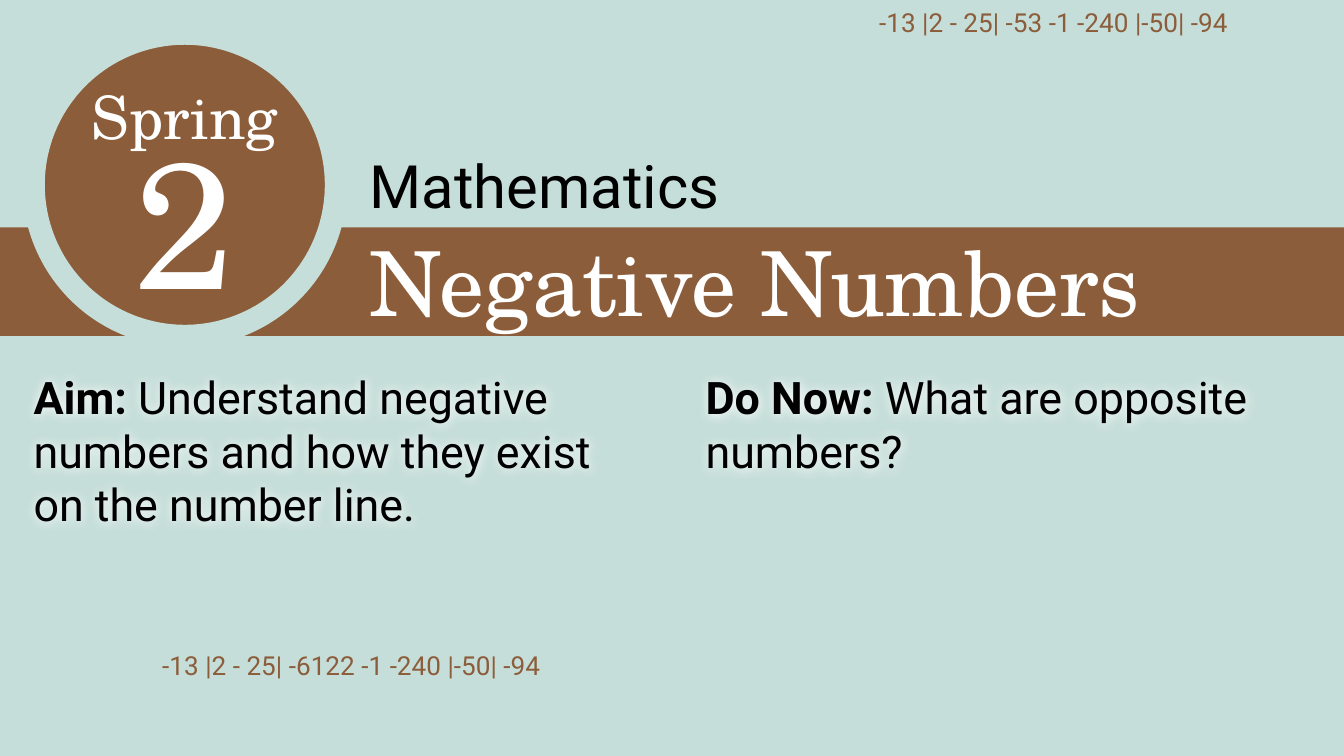
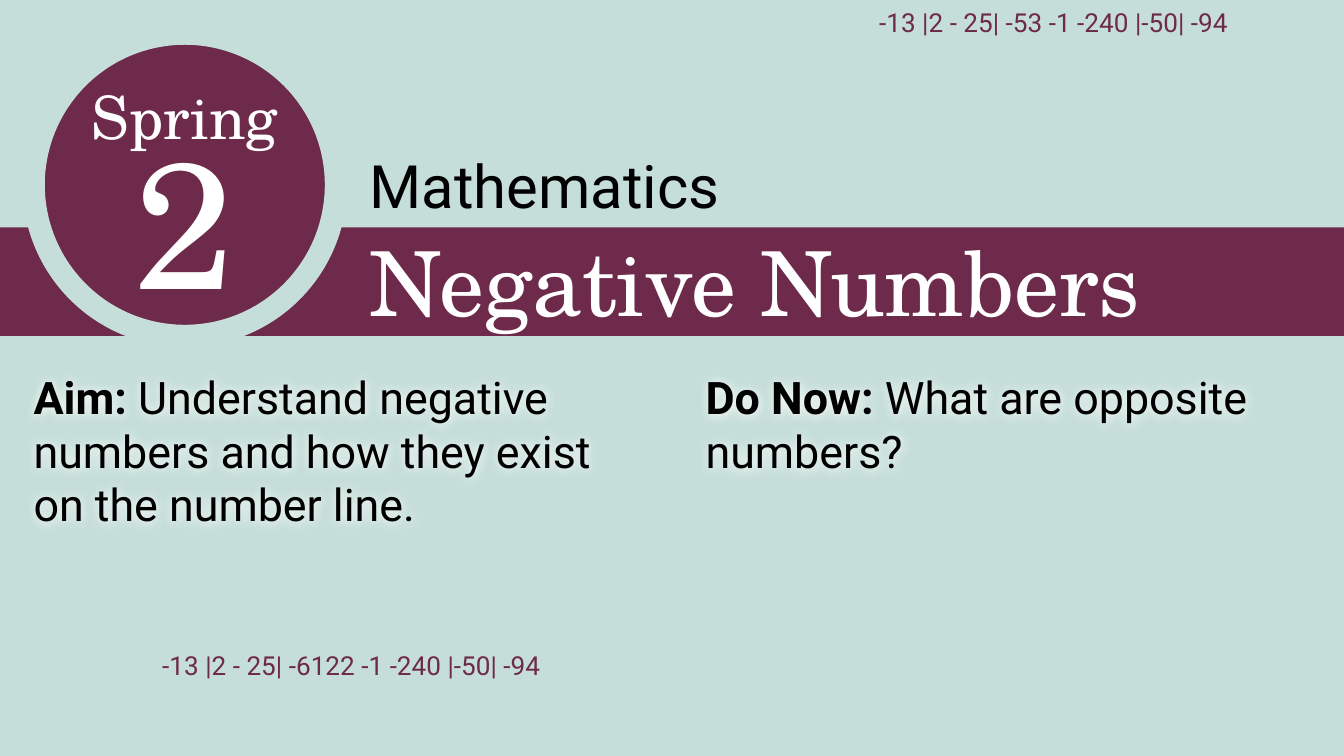
Before and after one commit to stuyprep/stuyprep.github.io, a slide deck: slide 26 of assets/26S2 Lesson_ Pronouns and Negative Numbers.pptx (slide 27 before the commit). Drawn at 1344x756 pixels with LibreOffice and Linux fonts; fonts in the diff are those of the drawing. Boxes give left, top, right and bottom in pixels: in the first picture for what was removed or moved away, otherwise in the second. Text is boxed around its words. In the diff, an @@ line names an element or a change of style, - is before the commit and + after.

```diff
--- a/assets/26S2 Lesson_ Pronouns and Negative Numbers.pptx
+++ b/assets/26S2 Lesson_ Pronouns and Negative Numbers.pptx
@@ text "-13 |2 - 25| -53 ..." at box(879, 13, 1228, 36): letter outline #8B5D3A 6 pt to #6D2A4B 3 pt @@
@@ ellipse "Spring" at box(34, 34, 336, 336): fill #8B5D3A to #6D2A4B @@
@@ rectangle at box(0, 227, 1344, 336): fill #8B5D3A to #6D2A4B @@
@@ text "-13 |2 - 25| -6122 ..." at box(162, 656, 540, 679): letter outline #8B5D3A 6 pt to #6D2A4B 3 pt @@
```
Also in this commit, not shown: 46 other slides changed, 1 slide removed, 5 other files.
